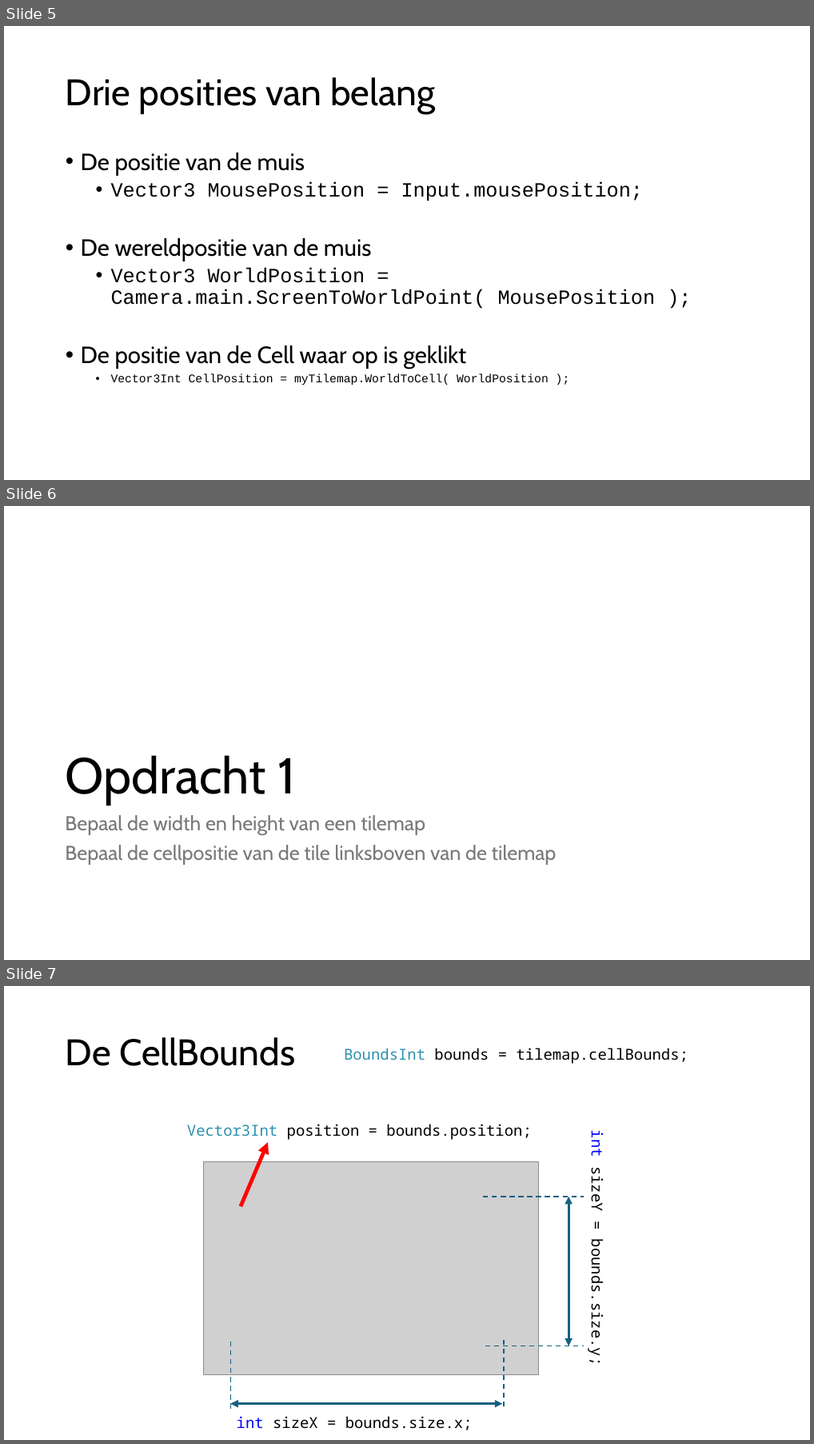
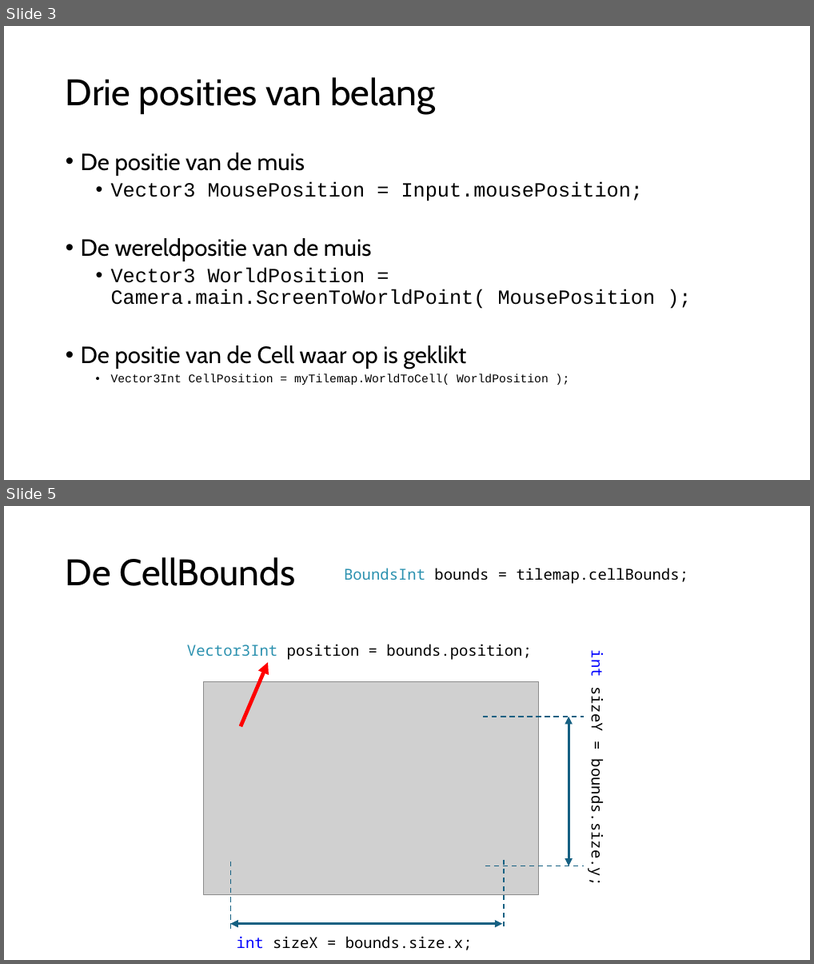
Before and after one commit to djsjollema/lessen-gamedevelopment, a slide deck: M4/GDV_2D_Gym/les3/gdv-2d-gym-les2.pptx. Shown one above the other, each under a label of ours: slides 5, 6 and 7 before the commit, slides 3 and 5 after it; the slides between them are not shown. The pictures are 814x1444 and 814x964 pixels, drawn with LibreOffice and Linux fonts; fonts in the diff are those of the drawing; grey boxes stand for pictures. Boxes give left, top, right and bottom in pixels: in the first picture for what was removed or moved away, otherwise in the second. Text is boxed around its words. In the diff, an @@ line names an element or a change of style, - is before the commit and + after.

```diff
--- a/M4/GDV_2D_Gym/les3/gdv-2d-gym-les2.pptx
+++ b/M4/GDV_2D_Gym/les3/gdv-2d-gym-les2.pptx
@@ slide 6 removed at [4, 506, 810, 960], background #FFFFFF @@
@@ title removed at [65, 755, 295, 805] @@
-Opdracht 1
@@ text removed at [65, 815, 557, 864] @@
-Bepaal de width en height van een tilemap
-Bepaal de cellpositie van de tile linksboven van de tilemap
@@ what was slide 5 is now slide 3 @@
@@ what was slide 7 is now slide 5 @@
```
Also in this commit, not shown: 1 slide changed, 2 slides added, 3 other slides removed.
